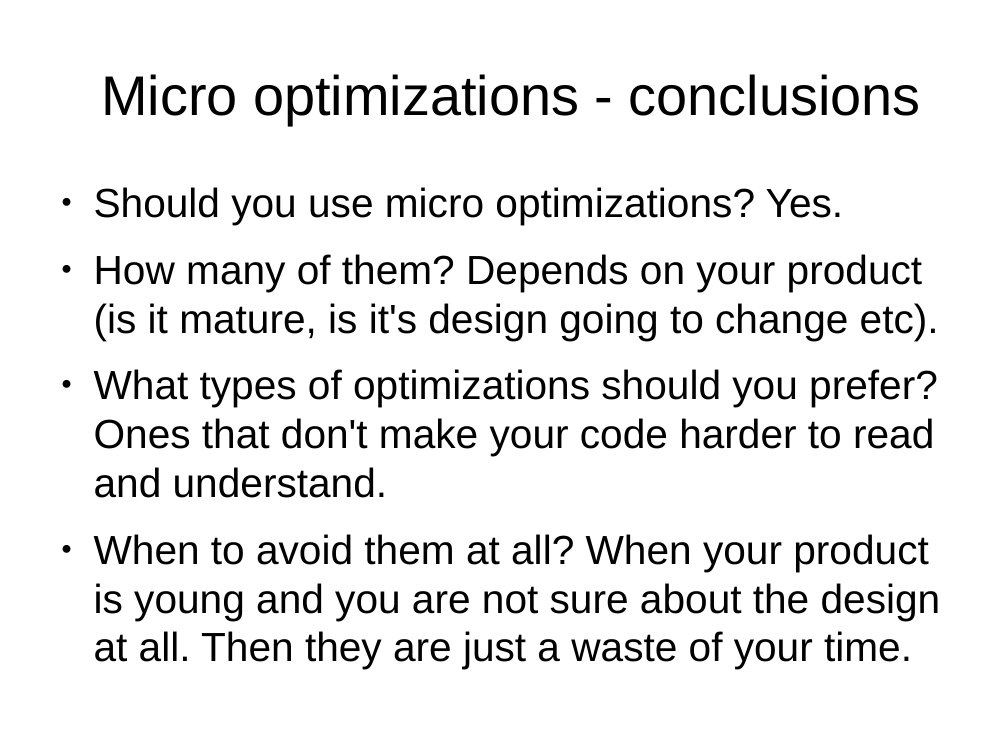
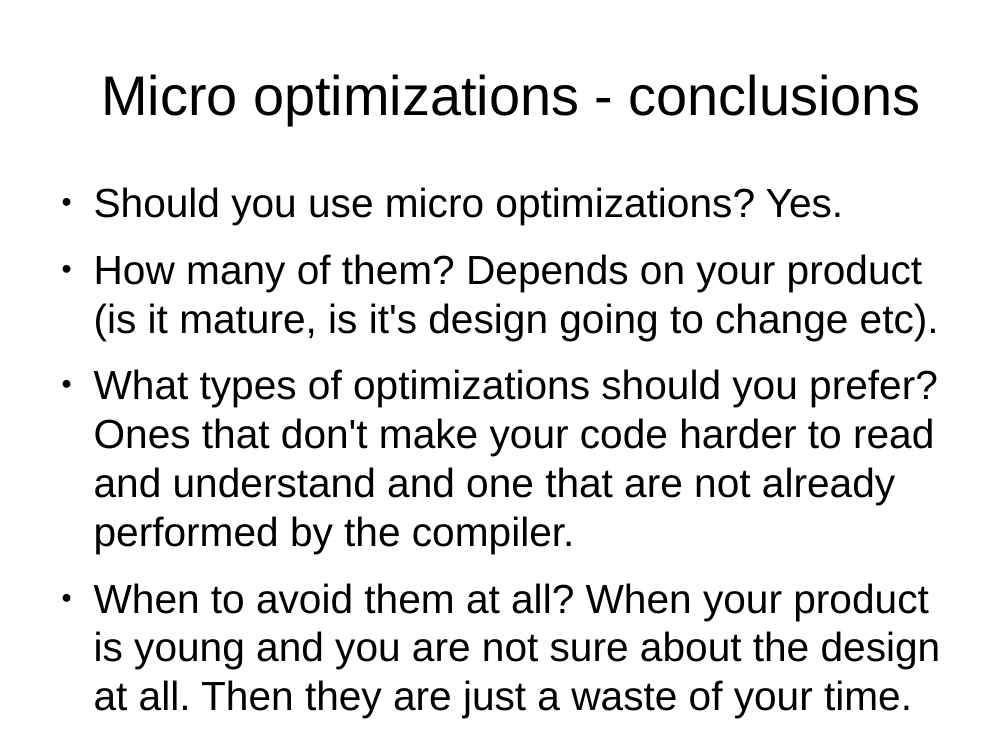
Before and after one commit to veltzer/demos-linux, a slide deck: slide 15 of multi_core/effective_cplusplus.odp (slide 13 before the commit). Drawn at 1008x756 pixels with LibreOffice and Linux fonts; fonts in the diff are those of the drawing. Boxes give left, top, right and bottom in pixels: in the first picture for what was removed or moved away, otherwise in the second. Text is boxed around its words. In the diff, an @@ line names an element or a change of style, - is before the commit and + after.

```diff
--- a/multi_core/effective_cplusplus.odp
+++ b/multi_core/effective_cplusplus.odp
@@ text at (94, 369, 938, 553): text changed @@
-● What types of optimizations should you prefer? Ones that don't make your code harder to read and understand.
+● What types of optimizations should you prefer? Ones that don't make your code harder to read and understand and one that are not already performed by the compiler.
```
Also in this commit, not shown: 6 other slides changed, 31 slides added, 3 other files.
